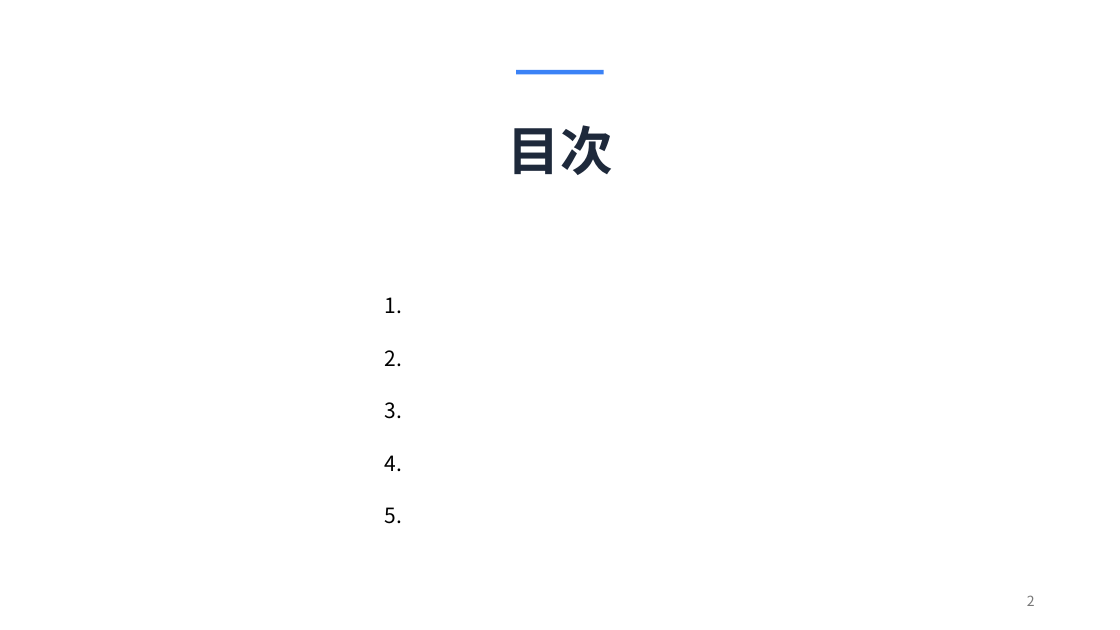
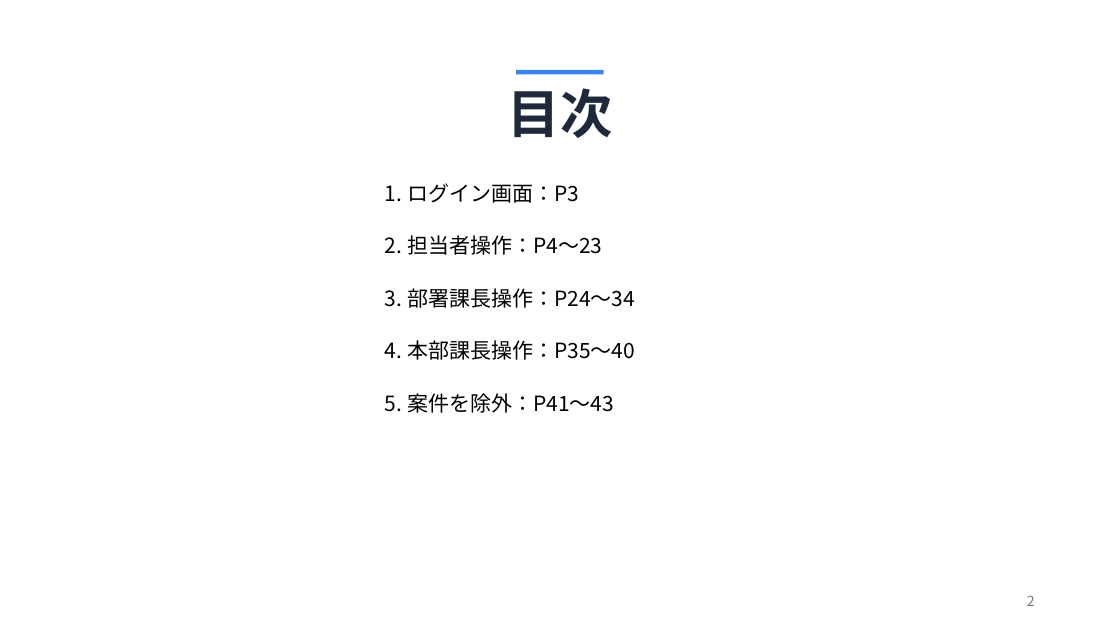
Before and after one commit to y-kagajapan/quest_1, a slide deck: slide 2 of doc/開発管理統合システム操作マニュアル.pptx. Drawn at 1120x630 pixels with LibreOffice and Linux fonts; fonts in the diff are those of the drawing; background and template pictures are left out. Boxes give left, top, right and bottom in pixels: in the first picture for what was removed or moved away, otherwise in the second. Text is boxed around its words. In the diff, an @@ line names an element or a change of style, - is before the commit and + after.

```diff
--- a/doc/開発管理統合システム操作マニュアル.pptx
+++ b/doc/開発管理統合システム操作マニュアル.pptx
@@ text "目次" moved from (x1=508, y1=125, x2=613, y2=175) to (x1=508, y1=88, x2=613, y2=138) @@
@@ text at (x1=385, y1=183, x2=579, y2=203): text changed @@
-1.
+1. ログイン画面：P3
@@ text at (x1=385, y1=235, x2=602, y2=255): text changed @@
-2.
+2. 担当者操作：P4～23
@@ text at (x1=385, y1=288, x2=635, y2=308): text changed @@
-3.
+3. 部署課長操作：P24～34
@@ text at (x1=385, y1=340, x2=635, y2=360): text changed @@
-4.
+4. 本部課長操作：P35～40
@@ text at (x1=385, y1=393, x2=614, y2=413): text changed @@
-5.
+5. 案件を除外：P41～43
```
Also in this commit, not shown: 2 other slides changed, 39 slides added, 8 slides removed.
